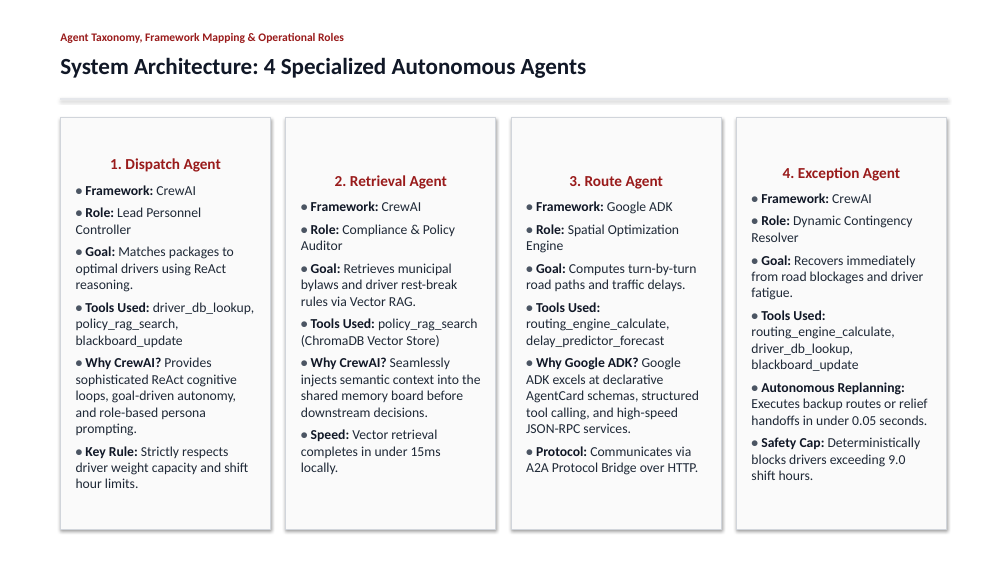
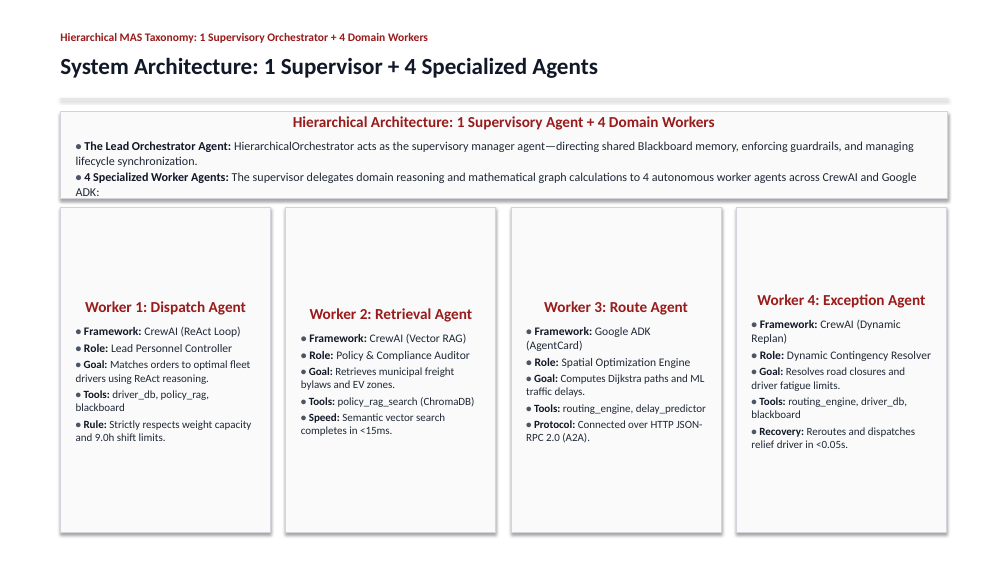
Before and after one commit to Akshat5091/DeliveryFleet-MAS, a slide deck: slide 4 of Eval 2 Documents/DeliveryFleet_MAS_Evaluation2_Master_Presentation.pptx. Drawn at 1008x567 pixels with LibreOffice and Linux fonts; fonts in the diff are those of the drawing. Boxes give left, top, right and bottom in pixels: in the first picture for what was removed or moved away, otherwise in the second. Text is boxed around its words. In the diff, an @@ line names an element or a change of style, - is before the commit and + after.

```diff
--- a/Eval 2 Documents/DeliveryFleet_MAS_Evaluation2_Master_Presentation.pptx
+++ b/Eval 2 Documents/DeliveryFleet_MAS_Evaluation2_Master_Presentation.pptx
@@ text at (x1=60, y1=57, x2=598, y2=78): text changed @@
-System Architecture: 4 Specialized Autonomous Agents
+System Architecture: 1 Supervisor + 4 Specialized Agents
@@ text at (x1=60, y1=33, x2=428, y2=43): text changed @@
-Agent Taxonomy, Framework Mapping & Operational Roles
+Hierarchical MAS Taxonomy: 1 Supervisory Orchestrator + 4 Domain Workers
@@ rectangle added at (x1=60, y1=112, x2=948, y2=199), fill #FAFAFA, outline #D1D5DB 1 pt, 11.5 pt, text #1F2937 @@
+Hierarchical Architecture: 1 Supervisory Agent + 4 Domain Workers
+• The Lead Orchestrator Agent: HierarchicalOrchestrator acts as the supervisory manager agent—directing shared Blackboard memory, enforcing guardrails, and managing lifecycle synchronization.
+• 4 Specialized Worker Agents: The supervisor delegates domain reasoning and mathematical graph calculations to 4 autonomous worker agents across CrewAI and Google ADK:
@@ rectangle "Worker 1: Dispatch Agent" resized from (x1=60, y1=117, x2=271, y2=529) to (x1=60, y1=208, x2=271, y2=533) @@
@@ rectangle "Worker 2: Retrieval Agent" resized from (x1=286, y1=117, x2=496, y2=529) to (x1=286, y1=208, x2=496, y2=533) @@
@@ rectangle "Worker 3: Route Agent" resized from (x1=511, y1=117, x2=721, y2=529) to (x1=511, y1=208, x2=721, y2=533) @@
@@ rectangle "Worker 4: Exception Agent" resized from (x1=737, y1=117, x2=947, y2=529) to (x1=737, y1=208, x2=947, y2=533) @@
@@ text in rectangle at (x1=751, y1=294, x2=925, y2=344): text changed; size 13 to 11 pt @@
-4. Exception Agent
-• Framework: CrewAI
+Worker 4: Exception Agent
+• Framework: CrewAI (Dynamic Replan)
@@ text in rectangle at (x1=84, y1=301, x2=246, y2=337): text changed; size 13 to 11 pt @@
-1. Dispatch Agent
-• Framework: CrewAI
+Worker 1: Dispatch Agent
+• Framework: CrewAI (ReAct Loop)
@@ text in rectangle at (x1=301, y1=308, x2=474, y2=436): text changed; size 13 to 10.5 pt @@
-2. Retrieval Agent
-• Framework: CrewAI
-• Role: Compliance & Policy Auditor
-• Goal: Retrieves municipal bylaws and driver rest-break rules via Vector RAG.
-• Tools Used: policy_rag_search (ChromaDB Vector Store)
-• Why CrewAI? Seamlessly injects semantic context into the shared memory board before downstream decisions.
-• Speed: Vector retrieval completes in under 15ms locally.
+Worker 2: Retrieval Agent
+• Framework: CrewAI (Vector RAG)
+• Role: Policy & Compliance Auditor
+• Goal: Retrieves municipal freight bylaws and EV zones.
+• Tools: policy_rag_search (ChromaDB)
+• Speed: Semantic vector search completes in <15ms.
@@ text in rectangle at (x1=526, y1=301, x2=688, y2=351): text changed; size 13 to 11 pt; text colour #991B1B to #1F2937 @@
-3. Route Agent
-• Framework: Google ADK
+Worker 3: Route Agent
+• Framework: Google ADK (AgentCard)
@@ text in rectangle at (x1=84, y1=344, x2=232, y2=352): size 13 to 11 pt in "• Role: Lead Personnel Controller"; less space between paragraphs @@
@@ text in rectangle at (x1=535, y1=358, x2=691, y2=368): size 13 to 11 pt in "• Role: Spatial Optimization Engine"; less space between paragraphs @@
@@ text in rectangle at (x1=760, y1=351, x2=931, y2=361): size 13 to 11 pt in "• Role: Dynamic Contingency Resolver"; less space between paragraphs @@
@@ text in rectangle at (x1=76, y1=360, x2=252, y2=441): text changed; size 13 to 10.5 pt @@
-• Goal: Matches packages to optimal drivers using ReAct reasoning.
-• Tools Used: driver_db_lookup, policy_rag_search, blackboard_update
-• Why CrewAI? Provides sophisticated ReAct cognitive loops, goal-driven autonomy, and role-based persona prompting.
-• Key Rule: Strictly respects driver weight capacity and shift hour limits.
+• Goal: Matches orders to optimal fleet drivers using ReAct reasoning.
+• Tools: driver_db, policy_rag, blackboard
+• Rule: Strictly respects weight capacity and 9.0h shift limits.
@@ text in rectangle at (x1=526, y1=374, x2=706, y2=443): text changed; size 13 to 10.5 pt @@
-• Goal: Computes turn-by-turn road paths and traffic delays.
-• Tools Used: routing_engine_calculate, delay_predictor_forecast
-• Why Google ADK? Google ADK excels at declarative AgentCard schemas, structured tool calling, and high-speed JSON-RPC services.
-• Protocol: Communicates via A2A Protocol Bridge over HTTP.
+• Goal: Computes Dijkstra paths and ML traffic delays.
+• Tools: routing_engine, delay_predictor
+• Protocol: Connected over HTTP JSON-RPC 2.0 (A2A).
@@ text in rectangle at (x1=751, y1=367, x2=915, y2=448): text changed; size 13 to 10.5 pt @@
-• Goal: Recovers immediately from road blockages and driver fatigue.
-• Tools Used: routing_engine_calculate, driver_db_lookup, blackboard_update
-• Autonomous Replanning: Executes backup routes or relief handoffs in under 0.05 seconds.
-• Safety Cap: Deterministically blocks drivers exceeding 9.0 shift hours.
+• Goal: Resolves road closures and driver fatigue limits.
+• Tools: routing_engine, driver_db, blackboard
+• Recovery: Reroutes and dispatches relief driver in <0.05s.
```
Also in this commit, not shown: 3 other files.
